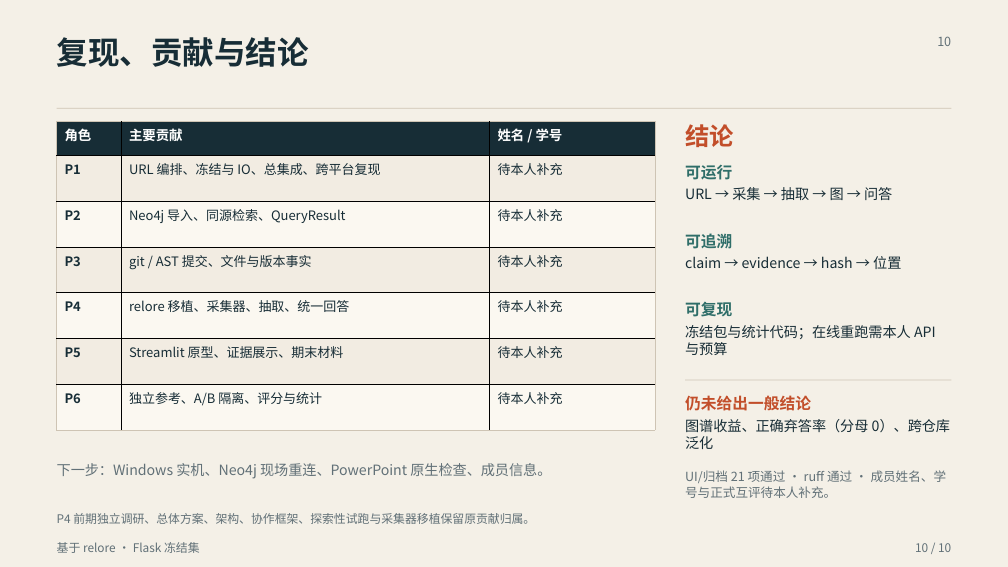
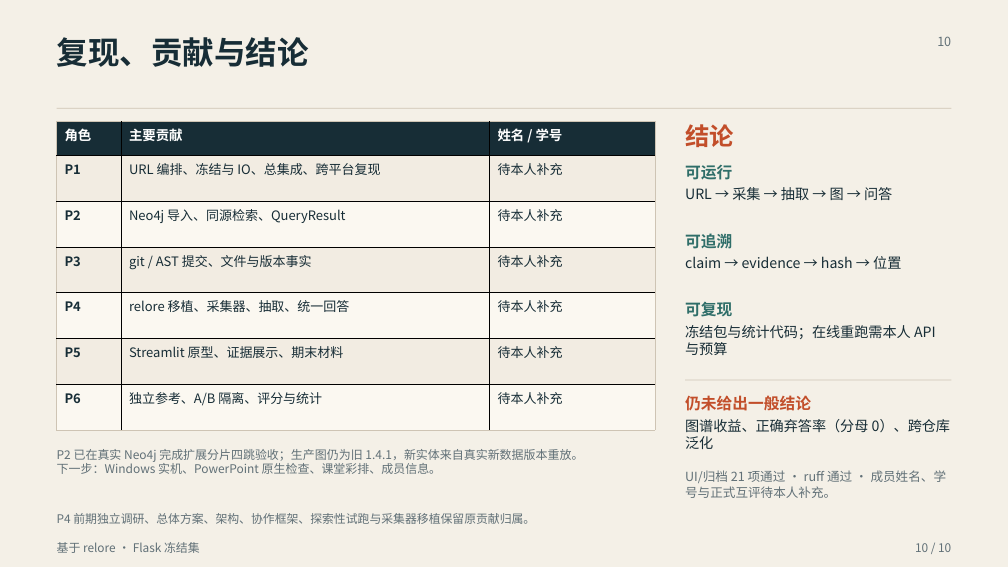
Before and after one commit to Charlie-Yong/relore-kg-archaeologist, a slide deck: slide 10 of demo/final/期末汇报_20261030最终版.pptx. Drawn at 1008x567 pixels with LibreOffice and Linux fonts; fonts in the diff are those of the drawing. Boxes give left, top, right and bottom in pixels: in the first picture for what was removed or moved away, otherwise in the second. Text is boxed around its words. In the diff, an @@ line names an element or a change of style, - is before the commit and + after.

```diff
--- a/demo/final/期末汇报_20261030最终版.pptx
+++ b/demo/final/期末汇报_20261030最终版.pptx
@@ text at <box>57,449,583,474</box>: text changed; size 13.5 to 11.4 pt @@
-下一步：Windows 实机、Neo4j 现场重连、PowerPoint 原生检查、成员信息。
+P2 已在真实 Neo4j 完成扩展分片四跳验收；生产图仍为旧 1.4.1，新实体来自真实新数据版本重放。
+下一步：Windows 实机、PowerPoint 原生检查、课堂彩排、成员信息。
```
Also in this commit, not shown: 1 other slide changed, 10 other files.
